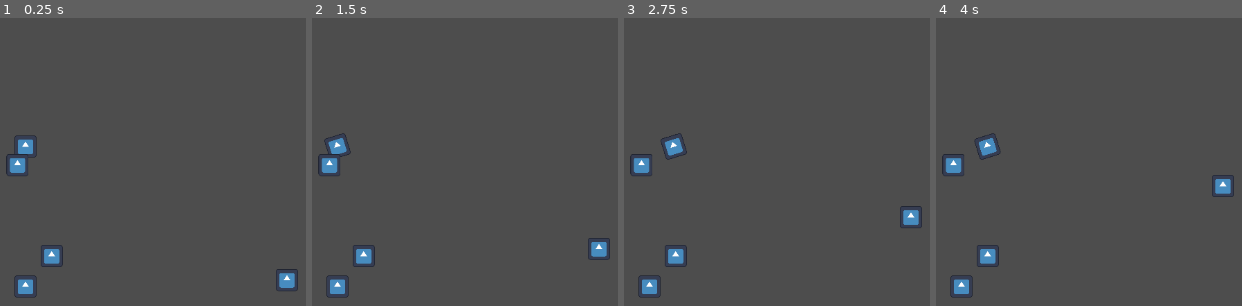
Above: before the commit, frames 1-4 (left to right).
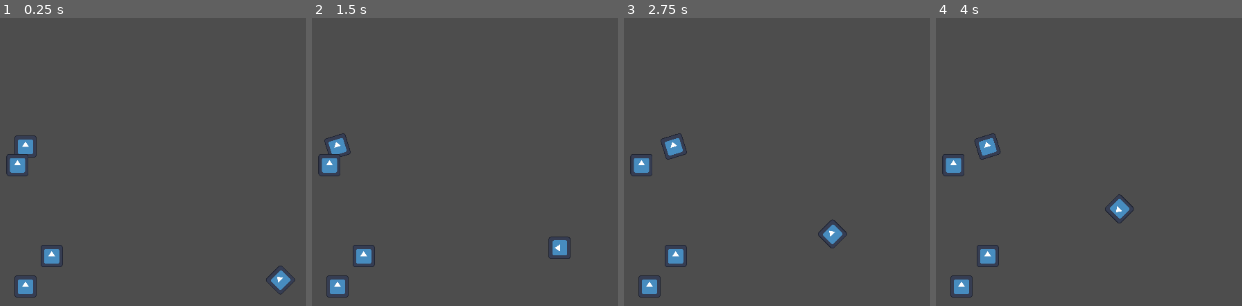
Above: after the commit, the same moments.

Repository: cbcerquiaga/Sandals-of-Blood
Game: Godot game, scene res://match_scene.tscn
Same seed, same stepped clock (60 frames per second), same inputs: the game is played once before the commit and once after it. The engine's default icon, where the game draws it, is replaced by a stand-in: a white triangle on a blue panel in a dark square.
Inputs:
- Up to frame 1 (0.25 s): no input
- Up to frame 2 (1.5 s): hold Right (move_right) 0.53-1.28 s; tap Space at 0.77 s; hold Down (move_down) from 1.28 s (still down)
- Up to frame 3 (2.75 s): tap Space at 1.52 s; release Down (move_down) at 2.03 s; hold Right (move_right) from 2.03 s (still down)
- Up to frame 4 (4 s): release Right (move_right) at 2.78 s; hold Up (move_up) 2.78-3.53 s; tap Space at 3.02, 3.77 s; hold A (move_left) from 3.53 s (still down)

The runs differ from the first frame. In frame 1, 0.4% of the frame differs, in the area x 86-98%, y 86-97%; in frame 2, 0.7%; in frame 3, 0.7%; in frame 4, 0.7%, in the area x 55-98%, y 54-72%.

Commit message:
Basic route running
closed #6 it's hard coded, but it works!

Diff:
--- a/offense_route.gd
+++ b/offense_route.gd
@@ -1,17 +1,17 @@
 class_name Offense_Route
 extends Node
 
-var directions = ["N", "N", "W", "W", "W", "NW", "NW", "SW"] #array of move directions
+var directions #array of move directions
 #N, NW, W, SW, NE, E, SE
-var tempos = [1,2,2,2,2,2,0,1] #array of int speeds
+var tempos #array of int speeds
 #0 = stop, 1 = slow, 2 = fast
 var currentMove = 0 #int which tracks the part of the route
 
 # Called when the node enters the scene tree for the first time.
 func _ready() -> void:
-	currentMove =0
-	directions = ["N", "N", "W", "W", "W", "NW", "NW", "SW"]
-	tempos = [1,2,2,2,2,2,0,1]
+	currentMove = 0
+	directions = ["NW", "N", "W", "W", "W", "NW", "NW", "SW"]
+	tempos = [1,2,2,2,0,2,1,0]
 	pass # Replace with function body.
 
 
@@ -21,6 +21,7 @@
 	var tempo = nextTempo()
 	var move = [dir, tempo]
 	currentMove = currentMove + 1
+	print(str(currentMove))
 	return move
 
 func nextDirection():
--- a/receiver.gd
+++ b/receiver.gd
@@ -11,6 +11,7 @@
 func _ready():
 	move_dir = Vector2(0,0)
 	route = Offense_Route.new()
+	route._ready()
 	super._ready()
 	move = route.nextMove()
 
@@ -19,36 +20,35 @@
 	#print("("+str(move[0])+", "+str(move[1])+")" + str(frame))
 	frame = frame + 1
 	if (frame >= rate):
-		var move = route.nextMove()
+		move = route.nextMove()
 		frame = 0
-	else:
-		#get the direction
-		if (move[0] == "N"):
-			rotation = 0
-			move_dir = Vector2(0,-1)
-		elif (move[0] == "NW"):
-			move_dir = Vector2(-1,-1)
-			rotation = 7*PI/4
-		elif (move[0] == "W"):
-			move_dir = Vector2(-1,0)
-			rotation = 3*PI/2
-		elif (move[0] == "SW"):
-			move_dir = Vector2(-1,1)
-			rotation = 5*PI/4
-		elif (move[0] == "S"):
-			move_dir = Vector2(0,1)
-			rotation = PI
-		elif (move[0] == "SE"):
-			move_dir = Vector2(1,1)
-			rotation = 3*PI/4
-		elif (move[0] == "E"):
-			move_dir = Vector2(0,1)
-			rotation = PI/2
-		elif (move[0] == "NE"):
-			move_dir = Vector2(1,-1)
-			rotation = PI/4
+	#get the direction
+	if (move[0] == "N"):
+		rotation = 0
+		move_dir = Vector2(0,-1)
+	elif (move[0] == "NW"):
+		move_dir = Vector2(-1,-1)
+		rotation = 7*PI/4
+	elif (move[0] == "W"):
+		move_dir = Vector2(-1,0)
+		rotation = 3*PI/2
+	elif (move[0] == "SW"):
+		move_dir = Vector2(-1,1)
+		rotation = 5*PI/4
+	elif (move[0] == "S"):
+		move_dir = Vector2(0,1)
+		rotation = PI
+	elif (move[0] == "SE"):
+		move_dir = Vector2(1,1)
+		rotation = 3*PI/4
+	elif (move[0] == "E"):
+		move_dir = Vector2(0,1)
+		rotation = PI/2
+	elif (move[0] == "NE"):
+		move_dir = Vector2(1,-1)
+		rotation = PI/4
 		#calculate the speed
-		var realSpeed = speed * (move[1])/2
-		velocity = realSpeed * move_dir #0=stop, 1 = half speed, 2 = max speed
-		print(str(move[0] + str(move_dir)))
-		move_and_slide()
+	var realSpeed = speed * (move[1])/2
+	velocity = realSpeed * move_dir #0=stop, 1 = half speed, 2 = max speed
+	print(str(move[0] + str(move_dir)))
+	move_and_slide()
